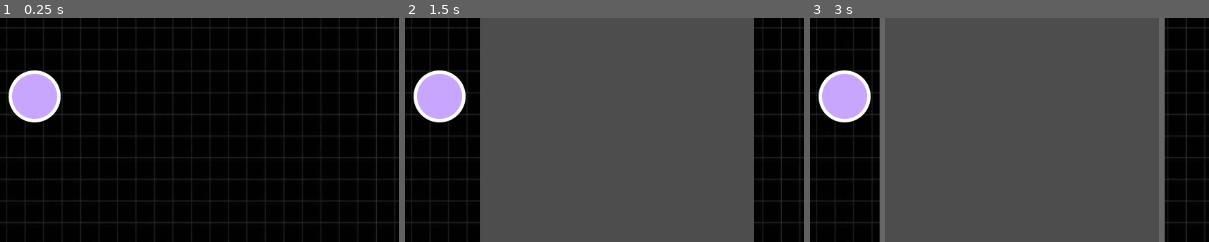
Above: before the commit, frames 1-3 (left to right).
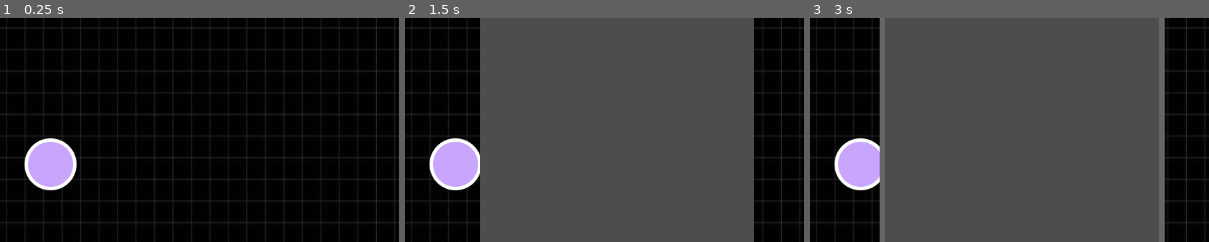
Above: after the commit, the same moments.

Repository: ftomara/Algo_MF
Game: Godot game, scene res://scenes/graph_scene.tscn
Same seed, same stepped clock (60 frames per second), same inputs: the game is played once before the commit and once after it. This scene is started directly instead of the project's main scene.
Inputs (mouse positions are % of the whole screen's width and height, from its top left):
- Up to frame 1 (0.25 s): no input
- Up to frame 2 (1.5 s): click (93, 9) at 0.5 s; click (81, 10) at 1.25 s
- Up to frame 3 (3 s): click (9, 10) at 2 s; click (93, 9) at 2.75 s
The pictures show only the part of the screen within x 23-73%, y 18-68%; the shares and areas given below are measured in that part.

The runs differ from the first frame. In frame 1, 4.9% of the frame differs, in the area x 2-20%, y 23-78%; in frame 2, 4.9%; in frame 3, 4.7%.

Commit message:
bugfix: node graph selection + coloring | remove .godot folder

Diff:
--- a/algo_visualizer/project.godot
+++ b/algo_visualizer/project.godot
@@ -12,7 +12,7 @@
 
 config/name="Algo_Visualizer"
 run/main_scene="res://scenes/graph_scene_.tscn"
-config/features=PackedStringArray("4.2", "Forward Plus")
+config/features=PackedStringArray("4.4", "Forward Plus")
 config/icon="res://icon.svg"
 
 [editor]
--- a/algo_visualizer/scenes/graph_node.tscn
+++ b/algo_visualizer/scenes/graph_node.tscn
@@ -1,22 +1,20 @@
 [gd_scene load_steps=3 format=3 uid="uid://cejdc0exop7hk"]
 
-[ext_resource type="Script" path="res://scripts/graph_node.gd" id="1_58q5e"]
+[ext_resource type="Script" uid="uid://b5ms35q4aj8rb" path="res://scripts/graph_node.gd" id="1_58q5e"]
 [ext_resource type="Texture2D" uid="uid://r0a7hkfm50g4" path="res://assets/GraphNode (1).png" id="2_x01bc"]
 
 [node name="graphNode" type="Control"]
 layout_mode = 3
-anchors_preset = 15
-anchor_right = 1.0
-anchor_bottom = 1.0
-grow_horizontal = 2
-grow_vertical = 2
+anchors_preset = 0
+size_flags_horizontal = 4
+size_flags_vertical = 4
 script = ExtResource("1_58q5e")
 
 [node name="Gnode" type="TextureRect" parent="."]
 texture_filter = 1
-layout_mode = 0
-offset_right = 40.0
-offset_bottom = 40.0
+layout_mode = 1
+offset_right = 75.0
+offset_bottom = 75.0
 texture = ExtResource("2_x01bc")
 
 [node name="Label" type="Label" parent="Gnode"]
--- a/algo_visualizer/scenes/graph_scene.tscn
+++ b/algo_visualizer/scenes/graph_scene.tscn
@@ -1,6 +1,5 @@
-[gd_scene load_steps=28 format=3 uid="uid://kxivlyhmlm6d"]
-
-[ext_resource type="Script" path="res://scripts/graph_scene.gd" id="1_8tu1y"]
+[gd_scene load_steps=27 format=3 uid="uid://kxivlyhmlm6d"]
+
 [ext_resource type="Texture2D" uid="uid://38b7uiombv1i" path="res://assets/panel_ground.png" id="2_hmrs4"]
 [ext_resource type="Texture2D" uid="uid://dbqlo4xfgpsti" path="res://assets/background.png" id="3_k7flf"]
 [ext_resource type="FontFile" uid="uid://cuedit6mofbc7" path="res://fonts/Oswald-Regular.ttf" id="4_pmn4m"]
@@ -30,16 +29,16 @@
 texture = ExtResource("3_k7flf")
 region_rect = Rect2(3, 0.588997, 1383, 668)
 
+[sub_resource type="StyleBoxFlat" id="StyleBoxFlat_q6a63"]
+bg_color = Color(0.6, 0.6, 0.6, 0)
+
+[sub_resource type="StyleBoxFlat" id="StyleBoxFlat_8ei5m"]
+bg_color = Color(0.6, 0.6, 0.6, 0)
+
+[sub_resource type="StyleBoxFlat" id="StyleBoxFlat_xtlcd"]
+bg_color = Color(0.6, 0.6, 0.6, 0)
+
 [sub_resource type="StyleBoxFlat" id="StyleBoxFlat_iidld"]
-bg_color = Color(0.6, 0.6, 0.6, 0)
-
-[sub_resource type="StyleBoxFlat" id="StyleBoxFlat_8ei5m"]
-bg_color = Color(0.6, 0.6, 0.6, 0)
-
-[sub_resource type="StyleBoxFlat" id="StyleBoxFlat_xtlcd"]
-bg_color = Color(0.6, 0.6, 0.6, 0)
-
-[sub_resource type="StyleBoxFlat" id="StyleBoxFlat_q6a63"]
 bg_color = Color(0.6, 0.6, 0.6, 0)
 
 [node name="GraphScene" type="Control"]
@@ -49,7 +48,6 @@
 anchor_bottom = 1.0
 grow_horizontal = 2
 grow_vertical = 2
-script = ExtResource("1_8tu1y")
 
 [node name="Background" type="PanelContainer" parent="."]
 layout_mode = 1
@@ -109,10 +107,10 @@
 offset_right = -94.0
 offset_bottom = 104.0
 grow_horizontal = 0
-theme_override_styles/normal = SubResource("StyleBoxFlat_iidld")
+theme_override_styles/focus = SubResource("StyleBoxFlat_q6a63")
 theme_override_styles/hover = SubResource("StyleBoxFlat_8ei5m")
 theme_override_styles/pressed = SubResource("StyleBoxFlat_xtlcd")
-theme_override_styles/focus = SubResource("StyleBoxFlat_q6a63")
+theme_override_styles/normal = SubResource("StyleBoxFlat_iidld")
 icon = ExtResource("6_a56dc")
 flat = true
 alignment = 2
@@ -252,9 +250,9 @@
 
 [node name="graphNode" parent="." instance=ExtResource("21_fd6t3")]
 layout_mode = 1
-offset_left = 282.0
-offset_top = 194.0
-offset_right = -788.0
-offset_bottom = -371.0
+offset_left = 305.0
+offset_top = 292.0
+offset_right = -765.0
+offset_bottom = -273.0
 
 [connection signal="gui_input" from="." to="." method="_on_gui_input"]
--- a/algo_visualizer/scenes/graph_scene_.tscn
+++ b/algo_visualizer/scenes/graph_scene_.tscn
@@ -134,10 +134,10 @@
 offset_right = 365.0
 offset_bottom = 109.0
 grow_horizontal = 0
-theme_override_styles/normal = SubResource("StyleBoxFlat_kwil5")
+theme_override_styles/focus = SubResource("StyleBoxFlat_p2t0k")
 theme_override_styles/hover = SubResource("StyleBoxFlat_fadsu")
 theme_override_styles/pressed = SubResource("StyleBoxFlat_acwp5")
-theme_override_styles/focus = SubResource("StyleBoxFlat_p2t0k")
+theme_override_styles/normal = SubResource("StyleBoxFlat_kwil5")
 icon = ExtResource("5_1ximb")
 flat = true
 alignment = 2
--- a/algo_visualizer/scenes/node_2d.tscn
+++ b/algo_visualizer/scenes/node_2d.tscn
@@ -1,9 +1,6 @@
-[gd_scene load_steps=2 format=3 uid="uid://c2ok83c2axiek"]
-
-[ext_resource type="Script" path="res://Node2D.gd" id="1_uki16"]
+[gd_scene format=3 uid="uid://c2ok83c2axiek"]
 
 [node name="Node2D" type="Node2D"]
-script = ExtResource("1_uki16")
 
 [node name="OptionButton" type="OptionButton" parent="."]
 offset_left = 4.0
--- a/algo_visualizer/scripts/graph_node.gd
+++ b/algo_visualizer/scripts/graph_node.gd
@@ -1,10 +1,23 @@
 extends Control
+class_name GraphNodePiece
 # graph_node.gd
 
+enum E_NODE_STATE {normal, selected, deleting}
+var current_state : E_NODE_STATE = E_NODE_STATE.normal
 signal node_clicked(node)
 
 
 func _gui_input(event):
 	if event is InputEventMouseButton and event.pressed and event.button_index == MOUSE_BUTTON_LEFT:
+		print("node clicked")
 		emit_signal("node_clicked", self)
-		#print("node clicked")
+
+func update_state(p_state: E_NODE_STATE):
+	current_state = p_state
+	match current_state:
+		E_NODE_STATE.normal:
+			modulate = Color.WHITE
+		E_NODE_STATE.selected:
+			modulate = Color.YELLOW
+		E_NODE_STATE.deleting:
+			modulate = Color.RED
--- a/algo_visualizer/scripts/graph_scene_.gd
+++ b/algo_visualizer/scripts/graph_scene_.gd
@@ -9,11 +9,11 @@
 var square = preload("res://scenes/square.tscn")
 
 var first_selected = null
-var current_edit_node: Control = null
+var current_edit_node: GraphNodePiece = null
 var click_number = 0
 var nodes = []
-var node_a : Control = null
-var node_b : Control = null
+var node_a : GraphNodePiece = null
+var node_b : GraphNodePiece = null
 var lines = []
 var connections = {}
 var is_processing_click = false
@@ -53,13 +53,14 @@
 
 	if event is InputEventMouseButton and event.pressed and event.button_index == MOUSE_BUTTON_RIGHT:
 		print("Clicked at:", event.position)
-		spawn_graph_node(event.position)
+		spawn_graph_node(get_global_mouse_position())
 
 func spawn_graph_node(node_position: Vector2):
+	print(node_position)
 	var node = GraphNodeScene.instantiate()
 	node.position = node_position
 	# Remove CONNECT_DEFERRED to prevent race conditions
-	node.connect("node_clicked", Callable(self, "_on_node_clicked"))
+	node.connect("node_clicked", _on_node_clicked)
 	add_child(node)
 
 	current_edit_node = node
@@ -117,15 +118,16 @@
 
 func _on_node_clicked(node):
 
-	#print("\n=== NODE CLICK DEBUG ===")
-	#print("Clicked node: ", node.get_node("Gnode/Label").text)
-	#print("Current click_number: ", click_number)
-	#print("Current node_a: ", node_a.get_node("Gnode/Label").text if node_a else "null")
-	#print("Current node_b: ", node_b.get_node("Gnode/Label").text if node_b else "null")
+	print("\n=== NODE CLICK DEBUG ===")
+	print("Clicked node: ", node.get_node("Gnode/Label").text)
+	print("Current click_number: ", click_number)
+	print("Current node_a: ", node_a.get_node("Gnode/Label").text if node_a else "null")
+	print("Current node_b: ", node_b.get_node("Gnode/Label").text if node_b else "null")
 
 	if Current_mode == Modes.DeleteMode :
 
 		node_a = node
+		node_a.update_state(GraphNodePiece.E_NODE_STATE.deleting)
 		delete_node_dialog.popup_centered()
 
 	if Current_mode == Modes.LineMode:
@@ -134,12 +136,12 @@
 			node_a = node
 			click_number = 1
 			print("Set as node_a: ", node_a.get_node("Gnode/Label").text)
-
+			node_a.update_state(GraphNodePiece.E_NODE_STATE.selected)
 		elif click_number == 1:
 			node_b = node
 			click_number = 2
 			print("Set as node_b: ", node_b.get_node("Gnode/Label").text)
-
+			node_a.update_state(GraphNodePiece.E_NODE_STATE.selected)
 		if click_number == 2 and node_a != null and node_b != null and node_a != node_b:
 			print("Different nodes - attempting to create connection")
 			_draw_line(node_a, node_b)
@@ -157,6 +159,10 @@
 func _reset_selection():
 	print("Resetting selection")
 	click_number = 0
+	if node_a:
+		node_a.update_state(GraphNodePiece.E_NODE_STATE.normal)
+	if node_b:
+		node_b.update_state(GraphNodePiece.E_NODE_STATE.normal)
 	node_a = null
 	node_b = null
 
Not shown, changed: algo_visualizer/fonts/Oswald-Regular.ttf.import
Not shown, changed: algo_visualizer/fonts/Oswald-VariableFont_wght.ttf.import
Not shown: 1 places in algo_visualizer/scenes/game.tscn that only renumber resources
Not shown: 3 places in algo_visualizer/scenes/graph_scene_.tscn that only renumber resources
Not shown: 1 places in algo_visualizer/scenes/info.tscn that only renumber resources
Not shown: 1 places in algo_visualizer/scenes/input_response.tscn that only renumber resources
Not shown: 1 places in algo_visualizer/scenes/input_response_cols.tscn that only renumber resources
Not shown: 1 places in algo_visualizer/scenes/square.tscn that only renumber resources
Not shown, added: algo_visualizer/scripts/Button.gd.uid
Not shown, added: algo_visualizer/scripts/LineEdit.gd.uid
Not shown, added: algo_visualizer/scripts/Node2D.gd.uid
Not shown, added: algo_visualizer/scripts/game.gd.uid
(and 6 more such lines)
